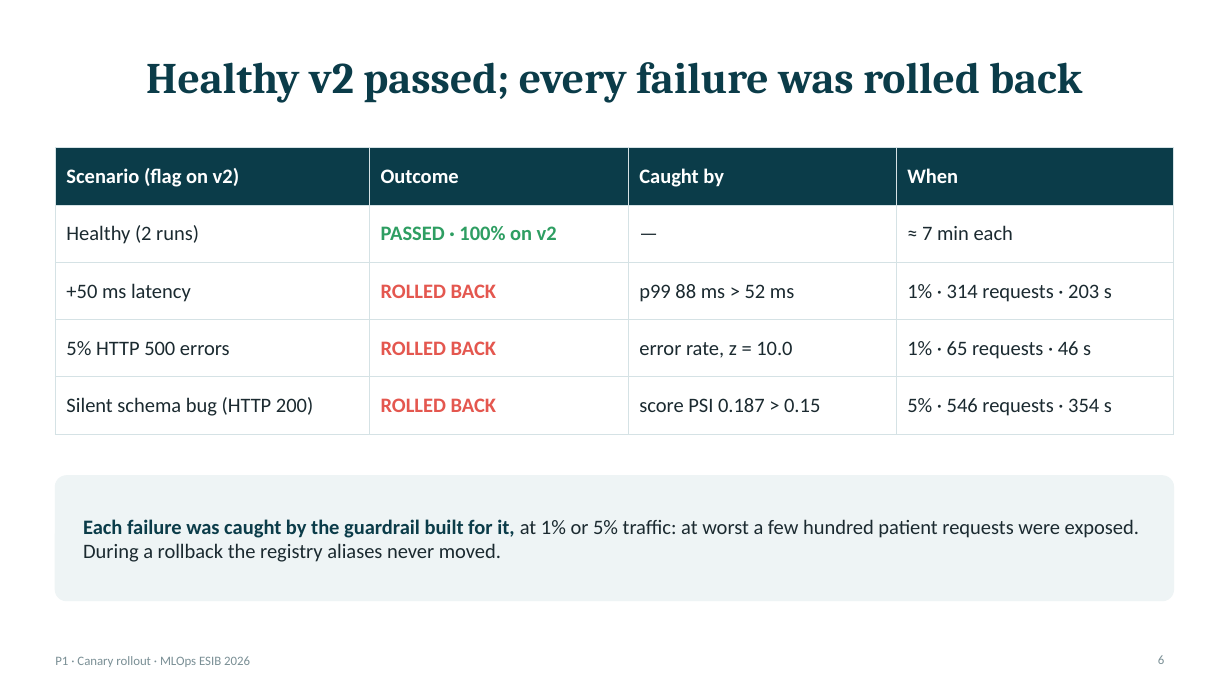
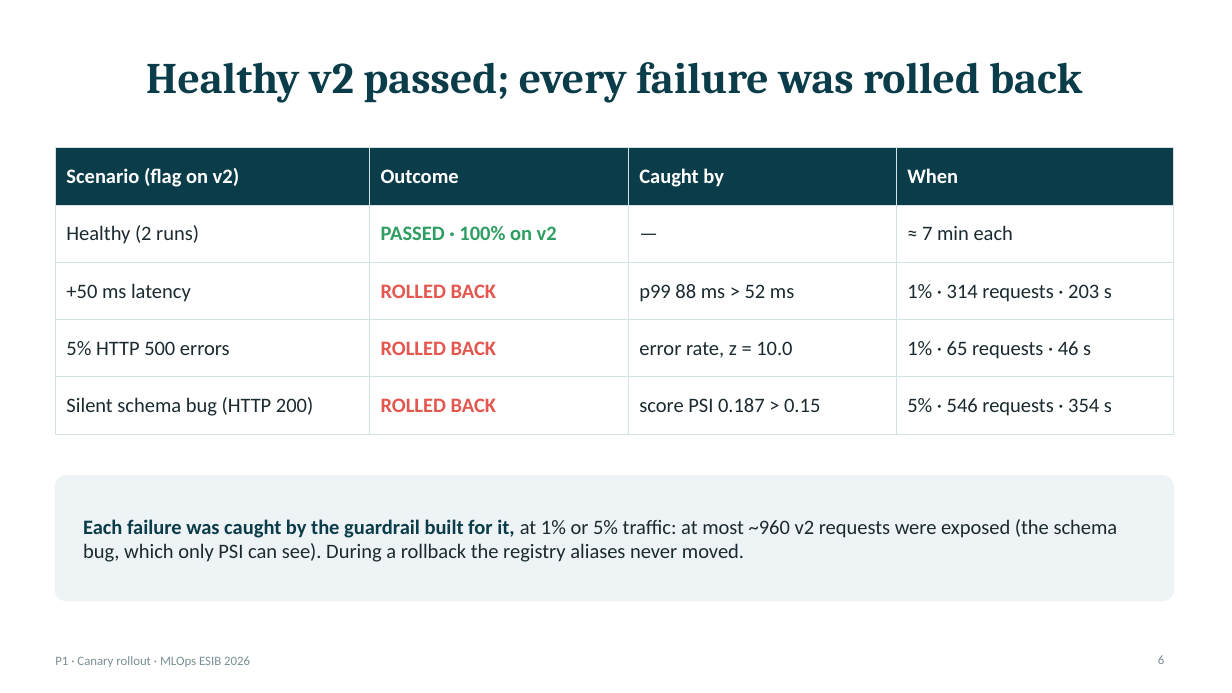
Before and after one commit to HoviGtaV/mlops-p1-canary, a slide deck: slide 6 of report/slides.pptx. Drawn at 1232x693 pixels with LibreOffice and Linux fonts; fonts in the diff are those of the drawing. Boxes give left, top, right and bottom in pixels: in the first picture for what was removed or moved away, otherwise in the second. Text is boxed around its words. In the diff, an @@ line names an element or a change of style, - is before the commit and + after.

```diff
--- a/report/slides.pptx
+++ b/report/slides.pptx
@@ text at box(83, 519, 1118, 562): text changed @@
-Each failure was caught by the guardrail built for it, at 1% or 5% traffic: at worst a few hundred patient requests were exposed. During a rollback the registry aliases never moved.
+Each failure was caught by the guardrail built for it, at 1% or 5% traffic: at most ~960 v2 requests were exposed (the schema bug, which only PSI can see). During a rollback the registry aliases never moved.
```
Also in this commit, not shown: 6 other slides changed, 10 other files.
